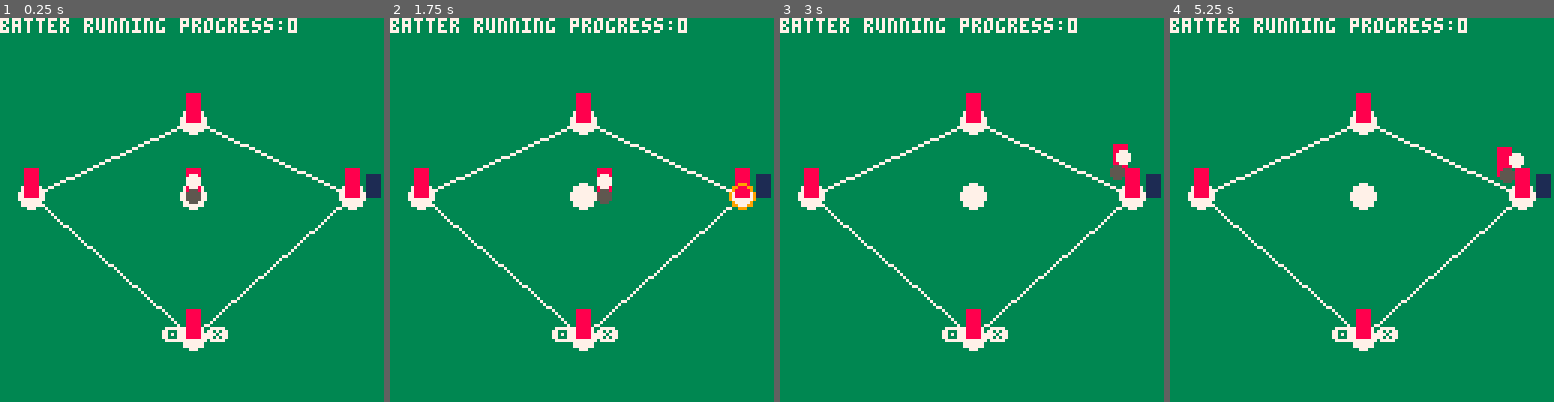
Above: before the commit, frames 1-4 (left to right).
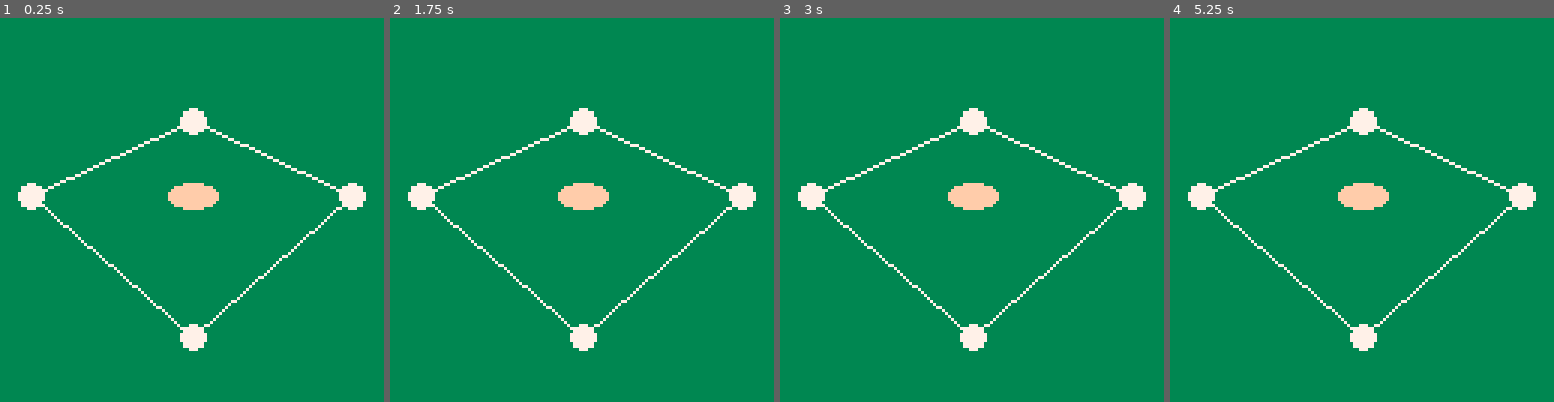
Above: after the commit, the same moments.

Repository: nucleartide/Baseball-WIth-Friends
Game: PICO-8 cartridge baseball-with-friends.p8
Two runs of this game, one before a commit and one after it. Both use one fixed random seed, a clock stepped at 60 frames per second and the inputs below.
Inputs:
- Up to frame 1 (0.25 s): no input
- Up to frame 2 (1.75 s): tap X (X key) at 0.33, 1.07 s; tap O (Z key) at 0.7, 1.7 s; hold Right from 1.6 s (still down)
- Up to frame 3 (3 s): tap X (X key) at 1.85, 2.97 s; release Right at 2.1 s; tap O (Z key) at 2.1, 2.5, 2.9 s; hold Up 2.15-2.42 s; hold Right from 2.47 s (still down)
- Up to frame 4 (5.25 s): release Right at 3.03 s; hold Left 3.08-3.58 s; tap O (Z key) every 0.4 s from 3.3 to 4.9 s; hold Down 3.63-3.97 s; hold Right 4.02-4.68 s; tap X (X key) at 4.08, 5.2 s; hold Up 4.73-5.03 s; hold Left from 5.08 s (still down)

The runs differ from the first frame. In frame 1, 4.0% of the frame differs, in the area x 0-100%, y 0-85%; in frame 2, 4.2%; in frame 3, 4.2%; in frame 4, 4.3%.

Commit message:
Redoing some stuff

Diff:
--- a/baseball-with-friends.p8
+++ b/baseball-with-friends.p8
@@ -9,9 +9,9 @@
 -->8
 -- base.
 
-function base_draw(v)
+function draw_base(v, r, c)
     local sx, sy = world2screen(v)
-    circfill(sx, sy, 4, 7)
+    circfill(sx, sy, r or 4, c or 7)
 end
 
 -->8
@@ -899,30 +899,13 @@
 end
 
 -->8
--- game loop.
+-- game state.
 
 game_batting = 0
 game_ball_in_play = 1
 
 function init_game()
-
-    --
-    -- config.
-    --
-
     half_diagonal = 50 -- in world units.
-    gravity = -20
-    offset = 5 -- used for visually offsetting pitch actions from pitcher.
-
-    --
-    -- game state.
-    --
-
-    game_state = game_batting
-
-    --
-    -- game objects.
-    --
 
     bases = {
         vec3(0, 0, -half_diagonal), -- home
@@ -932,6 +915,25 @@
     }
 
     pitchers_mound = vec3()
+
+    --[[
+    --
+    -- config.
+    --
+
+    gravity = -20
+    offset = 5 -- used for visually offsetting pitch actions from pitcher.
+
+    --
+    -- game state.
+    --
+
+    game_state = game_batting
+
+    --
+    -- game objects.
+    --
+
 
     -- reference points.
     raised_pitcher_mound = vec3_raise(pitchers_mound, 5)
@@ -1023,9 +1025,11 @@
     umpires = {
         umpire(bases[2].x + 7, bases[2].z),
     }
+    ]]
 end
 
 function update_game()
+    --[[
     btnr_update()
 
     local active_ball
@@ -1053,14 +1057,15 @@
     for b in all(batters) do
         update_batter(b, active_ball)
     end
+    ]]
 end
 
 function draw_game()
     cls(3)
 
-    -- todo: add a logging mechanism
-    -- print('has ball:' .. tostr(fielders[5].ball~=nil))
-    print('batter running progress:'..batters[1].t)
+    for b in all(bases) do
+        draw_base(b)
+    end
 
     -- draw base lines
     for i=1,#bases do
@@ -1069,13 +1074,18 @@
         line(sx1, sy1, sx2, sy2, 7)
     end
 
-    -- draw bases
-    for b in all(bases) do
-        base_draw(b)
-    end
-
     -- draw pitcher's mound
-    base_draw(pitchers_mound)
+    do
+        local sx, sy = world2screen(pitchers_mound)
+        local half_w = 8
+        local half_h = 4
+        ovalfill(sx-half_w, sy-half_h, sx+half_w, sy+half_h, 15)
+    end
+
+    --[[
+    -- todo: add a logging mechanism
+    -- print('has ball:' .. tostr(fielders[5].ball~=nil))
+    -- print('batter running progress:'..batters[1].t)
 
     -- draw fielders.
     for f in all(fielders) do
@@ -1110,7 +1120,11 @@
     for b in all(balls) do
         draw_ball(b)
     end
-end
+    ]]
+end
+
+-->8
+-- game loop.
 
 _init = init_game
 _update60 = update_game
